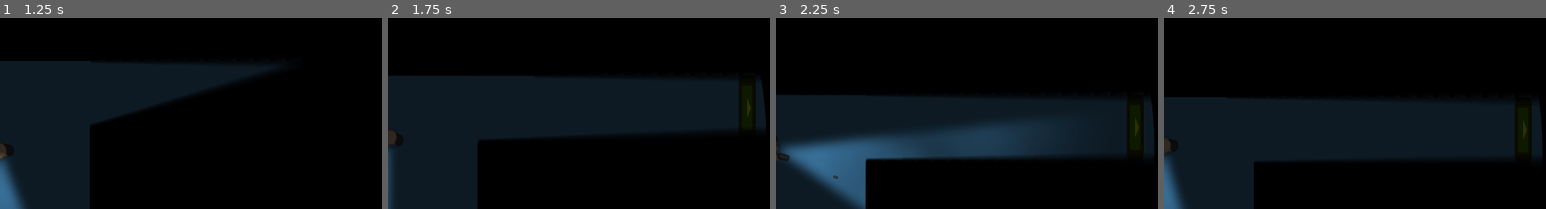
Above: before the commit, frames 1-4 (left to right).
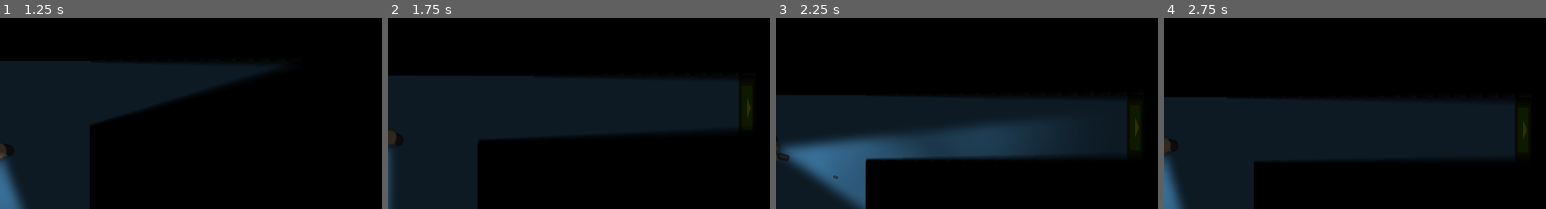
Above: after the commit, the same moments.

Repository: AltairGameStudio/Godot-Wild-Jam-93-Team-1
Game: Godot game, scene res://scenes/main_menu.tscn
Same seed, same stepped clock (60 frames per second), same inputs: the game is played once before the commit and once after it. The engine's default icon, where the game draws it, is replaced by a stand-in: a white triangle on a blue panel in a dark square.
Inputs (mouse positions are % of the whole screen's width and height, from its top left):
- Up to frame 1 (1.25 s): click "Play" at 0.5 s
- Up to frame 2 (1.75 s): tap Enter at 1.25 s; move the mouse to (45, 70) at 1.27 s; hold W (ui_up) from 1.28 s (still down); hold Right mouse button (equip) from 1.28 s (still down); click (45, 70) at 1.42 s
- Up to frame 3 (2.25 s): release W (ui_up) at 2 s; release Right mouse button (equip) at 2 s; drag from (80, 65) to (49, 52) at 2.02 s
- Up to frame 4 (2.75 s): no input
The pictures show only the part of the screen within x 50-100%, y 15-65%; the shares and areas given below are measured in that part.

Frame 1 is identical in both runs. In frame 2, 0.5% of the frame differs, in the area x 96-99%, y 32-58%; in frame 3, 0.7%, in the area x 96-99%, y 43-72%; in frame 4, 0.7%.

Commit message:
Adjust lighting

Diff:
--- a/scenes/obstacle.tscn
+++ b/scenes/obstacle.tscn
@@ -5,6 +5,10 @@
 
 [sub_resource type="RectangleShape2D" id="RectangleShape2D_qi0sb"]
 size = Vector2(321, 64)
+
+[sub_resource type="OccluderPolygon2D" id="OccluderPolygon2D_drdry"]
+closed = false
+polygon = PackedVector2Array(160, 32, 160, -32, -160, -32, -160, 32)
 
 [node name="TestInteractable" type="StaticBody2D" unique_id=1273332422]
 script = ExtResource("1_qi0sb")
@@ -17,3 +21,6 @@
 [node name="CollisionShape2D" type="CollisionShape2D" parent="." unique_id=879329387]
 position = Vector2(0.5, 0)
 shape = SubResource("RectangleShape2D_qi0sb")
+
+[node name="LightOccluder2D" type="LightOccluder2D" parent="." unique_id=186534304]
+occluder = SubResource("OccluderPolygon2D_drdry")
--- a/scenes/world.tscn
+++ b/scenes/world.tscn
@@ -10,6 +10,7 @@
 [ext_resource type="PackedScene" uid="uid://cehhy8a3xl28e" path="res://scenes/criminal_target.tscn" id="7_i7141"]
 [ext_resource type="Texture2D" uid="uid://c1di3a1m5iifw" path="res://assets/items/genericItem_color_009.png" id="7_pm21f"]
 [ext_resource type="Texture2D" uid="uid://xtk22ernc2aq" path="res://assets/items/genericItem_color_023.png" id="8_2lf6f"]
+[ext_resource type="Shader" uid="uid://4ewv4243cb7y" path="res://shaders/fog_of_war.gdshader" id="8_4mrxx"]
 [ext_resource type="Texture2D" uid="uid://cdyycmmgbmnmi" path="res://assets/items/genericItem_color_135.png" id="9_7iits"]
 [ext_resource type="Texture2D" uid="uid://orrnnibnvoo3" path="res://assets/items/genericItem_color_027.png" id="10_oo54l"]
 [ext_resource type="Texture2D" uid="uid://buyauhpabgelp" path="res://assets/items/genericItem_color_108.png" id="11_kpybi"]
@@ -22,7 +23,6 @@
 [ext_resource type="Texture2D" uid="uid://dbeyivr0y5xfj" path="res://assets/items/genericItem_color_035.png" id="17_37qwj"]
 [ext_resource type="Texture2D" uid="uid://2o08qfcth0sk" path="res://assets/items/genericItem_color_096.png" id="18_navra"]
 [ext_resource type="Texture2D" uid="uid://x6dq2g6vsl6c" path="res://assets/items/genericItem_color_102.png" id="20_2lf6f"]
-[ext_resource type="Shader" uid="uid://4ewv4243cb7y" path="res://shaders/fog_of_war.gdshader" id="8_4mrxx"]
 
 [sub_resource type="Gradient" id="Gradient_i7141"]
 interpolation_mode = 1
@@ -31,8 +31,8 @@
 
 [sub_resource type="GradientTexture2D" id="GradientTexture2D_4mrxx"]
 gradient = SubResource("Gradient_i7141")
-width = 3000
-height = 3000
+width = 1000
+height = 1000
 fill = 1
 fill_from = Vector2(0.5, 0.5)
 
@@ -65,6 +65,7 @@
 color = Color(0.1882353, 0.1882353, 0.1882353, 1)
 
 [node name="Floor" type="Sprite2D" parent="." unique_id=939648249]
+z_index = -2
 scale = Vector2(200, 200)
 texture = ExtResource("3_4wyf3")
 
@@ -77,6 +78,7 @@
 shadow_filter = 2
 shadow_item_cull_mask = 3
 texture = SubResource("GradientTexture2D_4mrxx")
+texture_scale = 5.0
 
 [node name="Lantern" type="PointLight2D" parent="Player" unique_id=1718092124]
 rotation = 1.5707964
